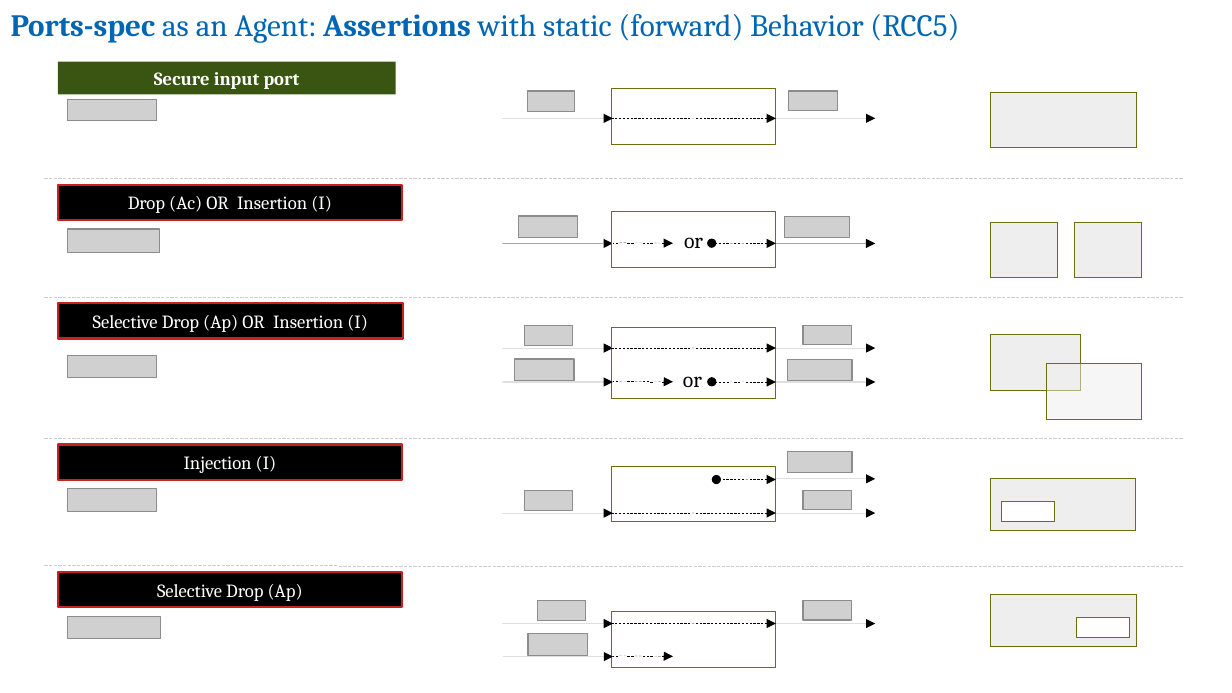
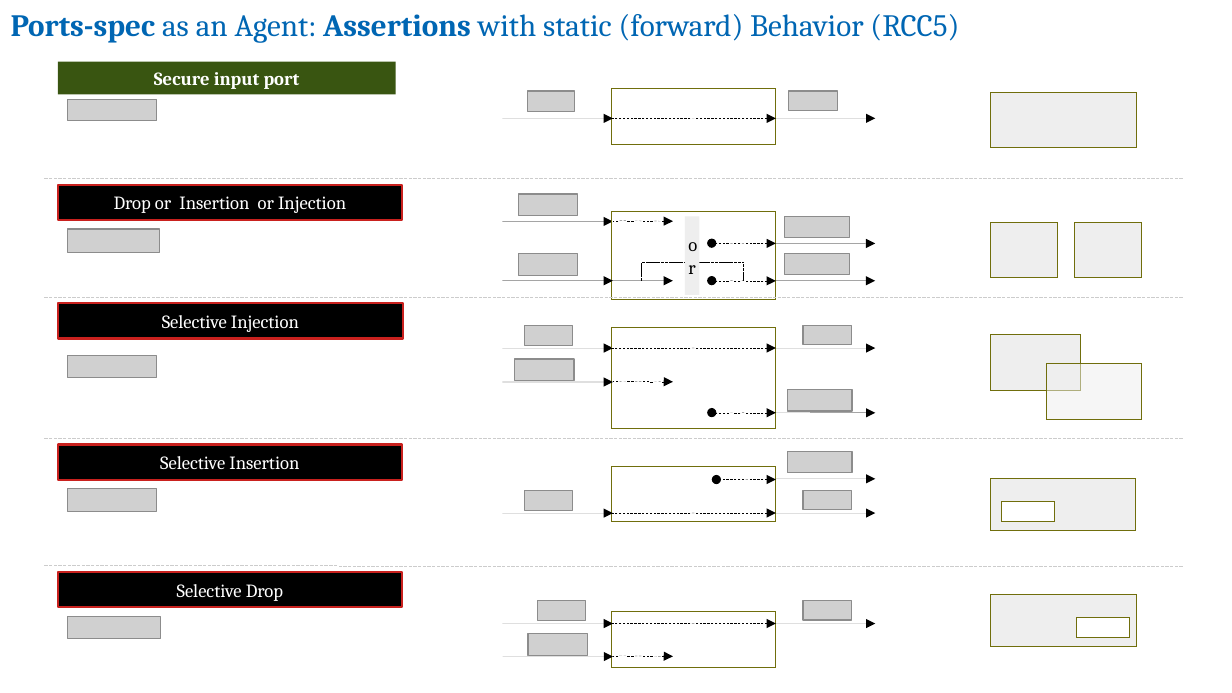
Before and after one commit to v-research/cybersecurity, a slide deck: slide 16 of images/v-research_tool-abf.odp. Drawn at 1232x693 pixels with LibreOffice and Linux fonts; fonts in the diff are those of the drawing; grey boxes stand for pictures; background and template pictures are left out. Boxes give left, top, right and bottom in pixels: in the first picture for what was removed or moved away, otherwise in the second. Text is boxed around its words. In the diff, an @@ line names an element or a change of style, - is before the commit and + after.

```diff
--- a/images/v-research_tool-abf.odp
+++ b/images/v-research_tool-abf.odp
@@ text in rectangle at (114,196,346,213): text changed @@
-Drop (Ac) OR Insertion (I)
+Drop or Insertion or Injection
@@ picture: place and size @@
-picture at (519,216,578,238)
+picture at (519,195,578,217)
@@ arrow moved from (613, 244) - (503, 244) to (613, 221) - (503, 221) @@
@@ rectangle added at (612,212,775,300), fill #FFFFFF, outline #706E0C 0 pt @@
@@ arrow moved from (673, 244) - (613, 243) to (673, 221) - (613, 220) @@
@@ rectangle "or": place and size @@
-rectangle "or" at (612,212,775,268)
+rectangle "or" at (685,217,700,295)
@@ rectangle "or" at (685,217,700,295): size 14 to 12 pt; alignment centre to left; fill #FFFFFF to #EEEEEE; outline #706E0C 0 pt to none @@
@@ picture added at (519,254,578,276) @@
@@ elbow line added from (642, 281) to (745, 281), #000000 0 pt @@
@@ picture added at (785,254,850,275) @@
@@ arrow added from (503, 281) to (613, 281), #000000 0 pt @@
@@ arrow added from (610, 281) to (673, 281), #000000 0 pt @@
@@ double arrow added from (776, 281) to (712, 281), #000000 0 pt @@
@@ arrow added from (776, 281) to (875, 281), #000000 0 pt @@
@@ text in rectangle at (162,315,299,332): text changed @@
-Selective Drop (Ap) OR Insertion (I)
+Selective Injection
@@ rectangle: place and size @@
-rectangle at (613,328,776,399)
+rectangle at (613,328,776,428)
@@ text removed at (683,376,702,387) @@
-or
@@ 1 picture, 1 double arrow, 1 arrow: place and size @@
-1 picture, 1 double arrow, 1 arrow at (712,359,875,382)
+1 picture, 1 double arrow, 1 arrow at (712,390,875,413)
@@ text in rectangle at (160,456,299,470): text changed @@
-Injection (I)
+Selective Insertion
@@ text in rectangle at (177,584,283,601): text changed @@
-Selective Drop (Ap)
+Selective Drop
```
Also in this commit, not shown: 3 other slides changed, 4 other files.
